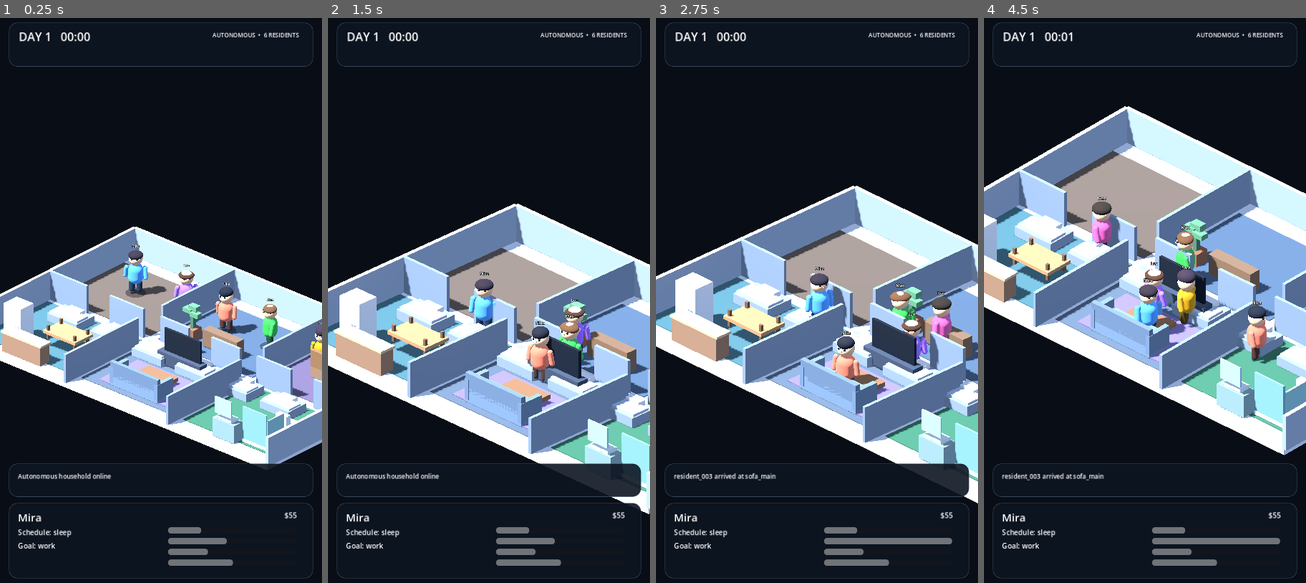
Above: before the commit, frames 1-4 (left to right).
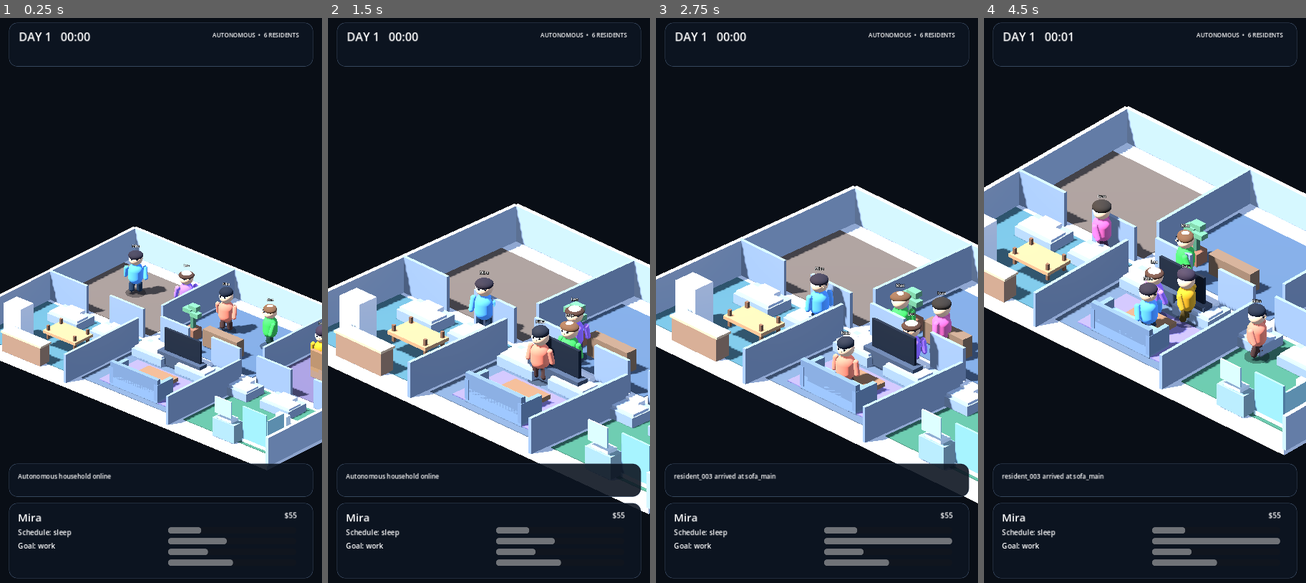
Above: after the commit, the same moments.

Repository: motomotoo2001-maker/lifebox-live
Game: Godot game, scene res://scenes/debug/visual_showcase.tscn
Same seed, same stepped clock (60 frames per second), same inputs: the game is played once before the commit and once after it. The project has no main scene, so this scene is started directly.
Inputs:
- Up to frame 1 (0.25 s): no input
- Up to frame 2 (1.5 s): no input
- Up to frame 3 (2.75 s): no input
- Up to frame 4 (4.5 s): no input

The runs differ from the first frame. In frame 1, less than 0.1% of the frame differs, in the area x 38-99%, y 43-59%; in frame 2, 0.6%; in frame 3, less than 0.1%; in frame 4, 1.4%, in the area x 33-96%, y 31-62%.

Commit message:
feat: animate resident presentation states

Diff:
--- a/scripts/presentation/characters/resident_actor_3d.gd
+++ b/scripts/presentation/characters/resident_actor_3d.gd
@@ -27,9 +27,15 @@
 var _arrival_radius: float = 0.5
 var _has_target: bool = false
 var _target_applied: bool = false
+const STATE_IDLE: StringName = &"idle"
+const STATE_WALK: StringName = &"walk"
+const STATE_INTERACT: StringName = &"interact"
+const STATE_SOCIAL: StringName = &"social"
+
 var _display_name: String = "Resident"
 var _visual_time: float = 0.0
 var _visual_profile_index: int = 0
+var _presentation_state: StringName = STATE_IDLE
 
 func _ready() -> void:
 	navigation_agent.velocity_computed.connect(_on_velocity_computed)
@@ -56,6 +62,16 @@
 	_visual_profile_index = maxi(profile_index, 0)
 	_apply_visual_style()
 	_apply_visual_profile()
+
+func set_presentation_state(state: StringName) -> void:
+	match state:
+		STATE_IDLE, STATE_WALK, STATE_INTERACT, STATE_SOCIAL:
+			_presentation_state = state
+		_:
+			_presentation_state = STATE_IDLE
+
+func presentation_state() -> StringName:
+	return _presentation_state
 
 func set_movement_target(target: Vector3, arrival_radius: float) -> void:
 	if not _is_finite_vector(target):
@@ -113,15 +129,78 @@
 	if not is_instance_valid(visuals):
 		return
 
-	var moving: bool = _has_target or velocity.length_squared() > 0.01
-	var frequency := 8.0 if moving else 2.0
-	var amplitude := 0.035 if moving else 0.012
-	visuals.position.y = sin(_visual_time * frequency) * amplitude
-
-	if is_instance_valid(arm_left) and is_instance_valid(arm_right):
-		var swing := sin(_visual_time * frequency) * 0.22 if moving else 0.0
-		arm_left.rotation.x = swing
-		arm_right.rotation.x = -swing
+	var state := _presentation_state
+	if _has_target or velocity.length_squared() > 0.01:
+		state = STATE_WALK
+
+	visuals.position.y = 0.0
+	visuals.rotation.x = 0.0
+	visuals.rotation.z = 0.0
+
+	if is_instance_valid(head_mesh):
+		head_mesh.rotation.x = 0.0
+		head_mesh.rotation.z = 0.0
+	if is_instance_valid(arm_left):
+		arm_left.rotation.x = 0.0
+	if is_instance_valid(arm_right):
+		arm_right.rotation.x = 0.0
+	if is_instance_valid(leg_left):
+		leg_left.rotation.x = 0.0
+	if is_instance_valid(leg_right):
+		leg_right.rotation.x = 0.0
+
+	match state:
+		STATE_WALK:
+			_animate_walk_state()
+		STATE_INTERACT:
+			_animate_interact_state()
+		STATE_SOCIAL:
+			_animate_social_state()
+		_:
+			_animate_idle_state()
+
+func _animate_idle_state() -> void:
+	var phase := sin(_visual_time * 2.0)
+	visuals.position.y = phase * 0.012
+	visuals.rotation.z = phase * 0.008
+	if is_instance_valid(head_mesh):
+		head_mesh.rotation.z = -phase * 0.025
+
+func _animate_walk_state() -> void:
+	var phase := sin(_visual_time * 8.0)
+	visuals.position.y = abs(phase) * 0.035
+	if is_instance_valid(arm_left):
+		arm_left.rotation.x = phase * 0.34
+	if is_instance_valid(arm_right):
+		arm_right.rotation.x = -phase * 0.34
+	if is_instance_valid(leg_left):
+		leg_left.rotation.x = -phase * 0.24
+	if is_instance_valid(leg_right):
+		leg_right.rotation.x = phase * 0.24
+	if is_instance_valid(head_mesh):
+		head_mesh.rotation.z = phase * 0.018
+
+func _animate_interact_state() -> void:
+	var phase := sin(_visual_time * 4.2)
+	visuals.position.y = phase * 0.014
+	visuals.rotation.x = -0.035 + phase * 0.012
+	if is_instance_valid(arm_left):
+		arm_left.rotation.x = -0.42 + phase * 0.08
+	if is_instance_valid(arm_right):
+		arm_right.rotation.x = -0.42 - phase * 0.08
+	if is_instance_valid(head_mesh):
+		head_mesh.rotation.x = 0.035 + phase * 0.015
+
+func _animate_social_state() -> void:
+	var phase := sin(_visual_time * 3.0)
+	visuals.position.y = abs(phase) * 0.01
+	visuals.rotation.z = phase * 0.035
+	if is_instance_valid(arm_left):
+		arm_left.rotation.x = -0.12 + phase * 0.2
+	if is_instance_valid(arm_right):
+		arm_right.rotation.x = -0.12 - phase * 0.12
+	if is_instance_valid(head_mesh):
+		head_mesh.rotation.z = -phase * 0.055
 
 func _on_velocity_computed(safe_velocity: Vector3) -> void:
 	if not _has_target:
